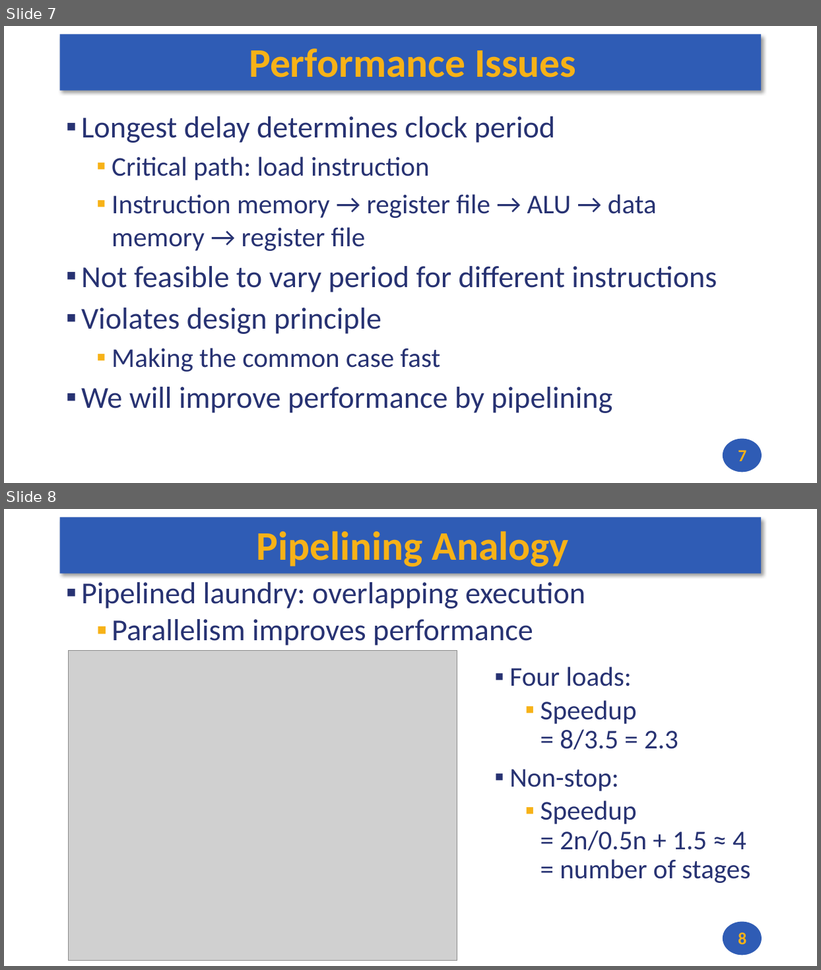
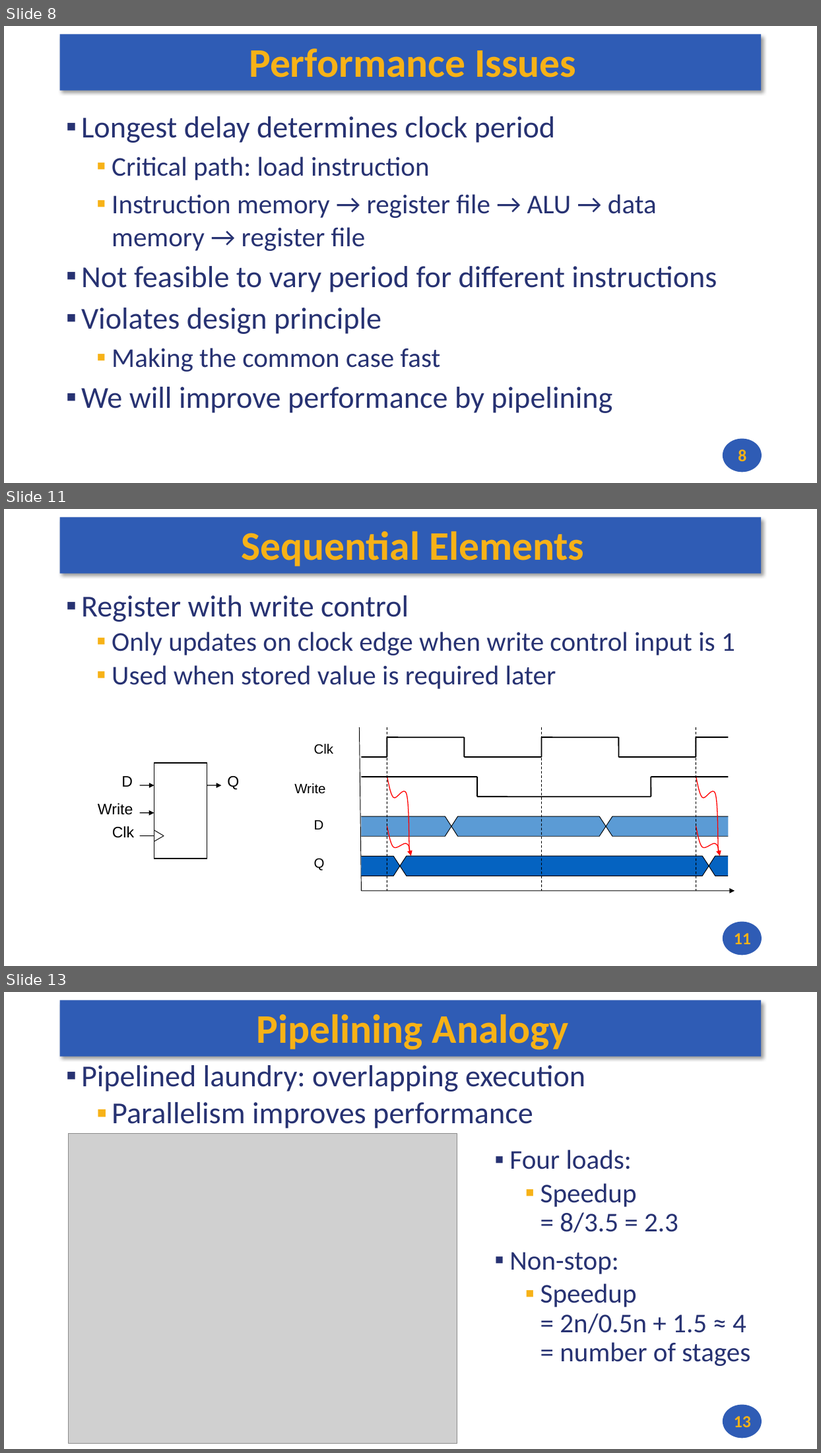
Before and after one commit to andrewt0301/hse-acos-course, a slide deck: docs/part1ca/09_Pipeline/CA_Lecture_09.pptx. Shown one above the other, each under a label of ours: slides 7 and 8 before the commit, slides 8, 11 and 13 after it; the slides between them are not shown. The pictures are 821x970 and 821x1453 pixels, drawn with LibreOffice and Linux fonts; fonts in the diff are those of the drawing; grey boxes stand for pictures. Boxes give left, top, right and bottom in pixels: in the first picture for what was removed or moved away, otherwise in the second. Text is boxed around its words. In the diff, an @@ line names an element or a change of style, - is before the commit and + after.

```diff
--- a/docs/part1ca/09_Pipeline/CA_Lecture_09.pptx
+++ b/docs/part1ca/09_Pipeline/CA_Lecture_09.pptx
@@ slide 11 added at bbox=[4, 509, 817, 966], background #FFFFFF; not listed: 2 template elements that a slide beside it also shows @@
@@ title added at bbox=[241, 531, 584, 566], 48 pt, text #F7B217, bold @@
+Sequential Elements
@@ text added at bbox=[81, 595, 735, 689], 32 pt, text #273272 @@
+▪ Register with write control
+  ▪ Only updates on clock edge when write control input is 1
+  ▪ Used when stored value is required later
@@ group added at bbox=[294, 727, 735, 891]: 20 lines, 10 freeform shapes, 4 texts, 1 arrow @@
+Write
+D
+Q
+Clk
@@ group added at bbox=[98, 763, 239, 859]: 4 texts, 3 arrows, 3 lines, 1 rectangle @@
+D
+Clk
+Q
+Write
@@ page number added at bbox=[734, 933, 751, 945], 20 pt, text #F7B217, bold @@
+11
@@ what was slide 7 is now slide 8 @@
@@ page number at bbox=[738, 450, 746, 462]: text changed @@
-7
+8
@@ what was slide 8 is now slide 13 @@
@@ page number at bbox=[734, 1416, 751, 1428]: text changed @@
-8
+13
```
Also in this commit, not shown: 4 other slides added, 1 other file.
